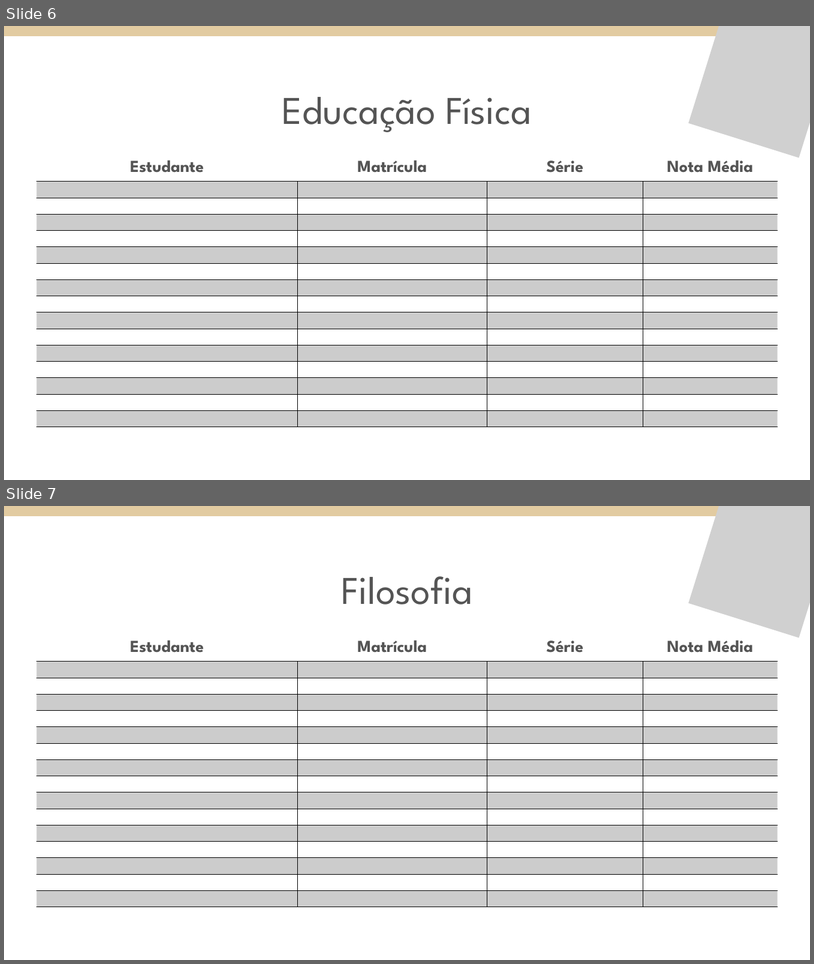
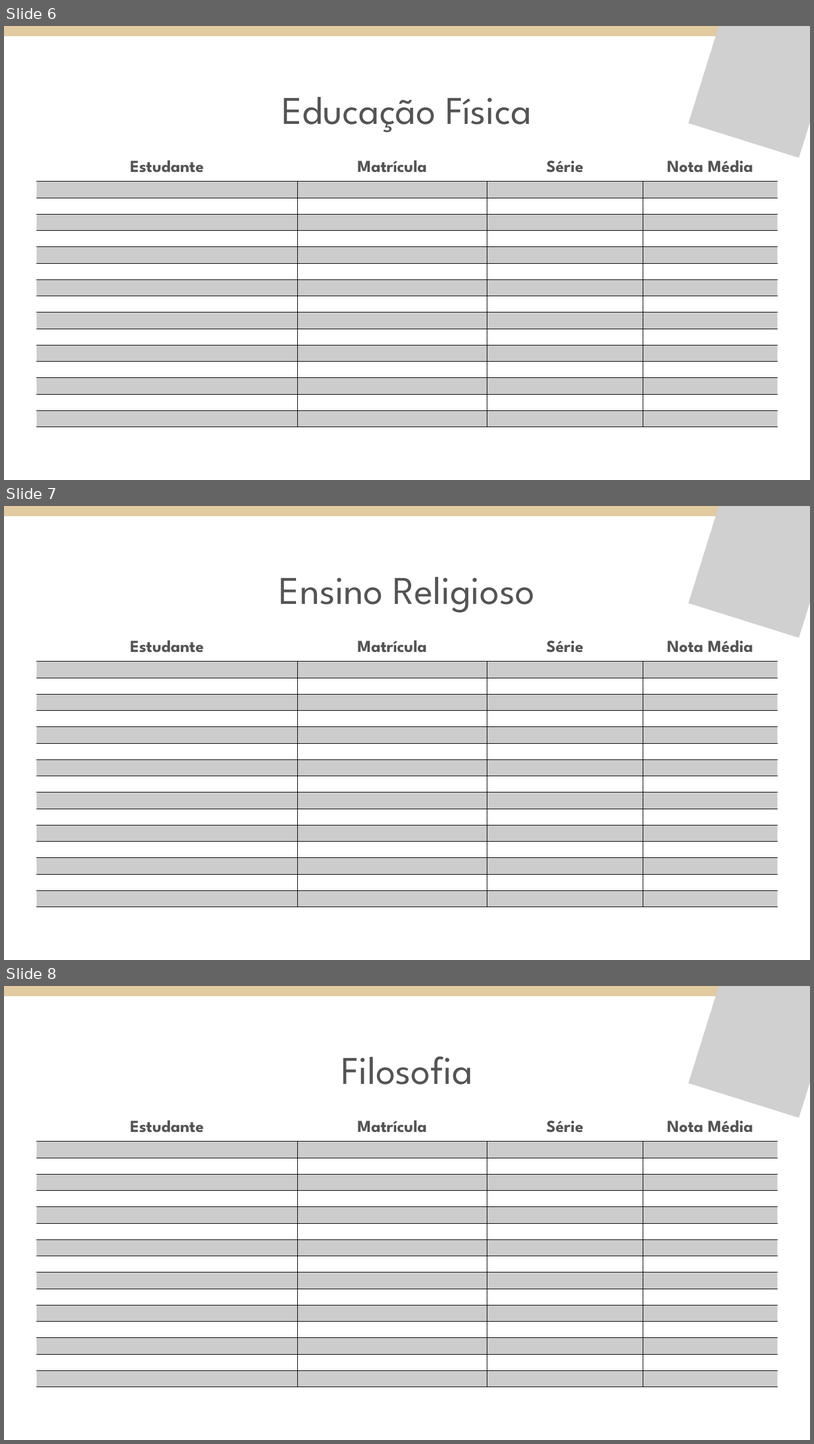
Before and after one commit to hugobovareto/Relatorios_Fluxo_Notas_por_Escola, a slide deck: template_notas_Escolas.pptx. Shown one above the other, each under a label of ours: slides 6 and 7 before the commit, slides 6, 7 and 8 after it. The pictures are 814x964 and 814x1444 pixels, drawn with LibreOffice and Linux fonts; fonts in the diff are those of the drawing; grey boxes stand for pictures; background and template pictures are left out. Boxes give left, top, right and bottom in pixels: in the first picture for what was removed or moved away, otherwise in the second. Text is boxed around its words. In the diff, an @@ line names an element or a change of style, - is before the commit and + after.

Commit message:
adição de Ensino Religioso e Língua Espanhola

```diff
--- a/template_notas_Escolas.pptx
+++ b/template_notas_Escolas.pptx
@@ slide 7 added at (x1=4, y1=506, x2=810, y2=960), background #FFFFFF @@
@@ group added at (x1=4, y1=506, x2=810, y2=516): 4 freeform shapes @@
@@ picture added at (x1=689, y1=506, x2=810, y2=637) @@
@@ text added at (x1=279, y1=577, x2=535, y2=613), 70 pt, text #545454 @@
+Ensino Religioso
@@ text added at (x1=130, y1=640, x2=204, y2=652), 30 pt, text #545454, bold @@
+Estudante
@@ text added at (x1=357, y1=640, x2=427, y2=652), 30 pt, text #545454, bold @@
+Matrícula
@@ text added at (x1=546, y1=640, x2=584, y2=652), 30 pt, text #545454, bold @@
+Série
@@ text added at (x1=668, y1=640, x2=753, y2=652), 30 pt, text #545454, bold @@
+Nota Média
@@ table added at (x1=36, y1=661, x2=778, y2=924), 15 rows, 4 columns @@
+ |  |  | 
+ |  |  | 
+ |  |  | 
+ |  |  | 
+ |  |  | 
+ |  |  | 
+ |  |  | 
+ |  |  | 
+ |  |  | 
+ |  |  | 
+ |  |  | 
+ |  |  | 
+ |  |  | 
+ |  |  | 
+ |  |  | 
@@ what was slide 7 is now slide 8 @@
```
Also in this commit, not shown: 1 slide changed, 1 other slide added, 1 other file.
